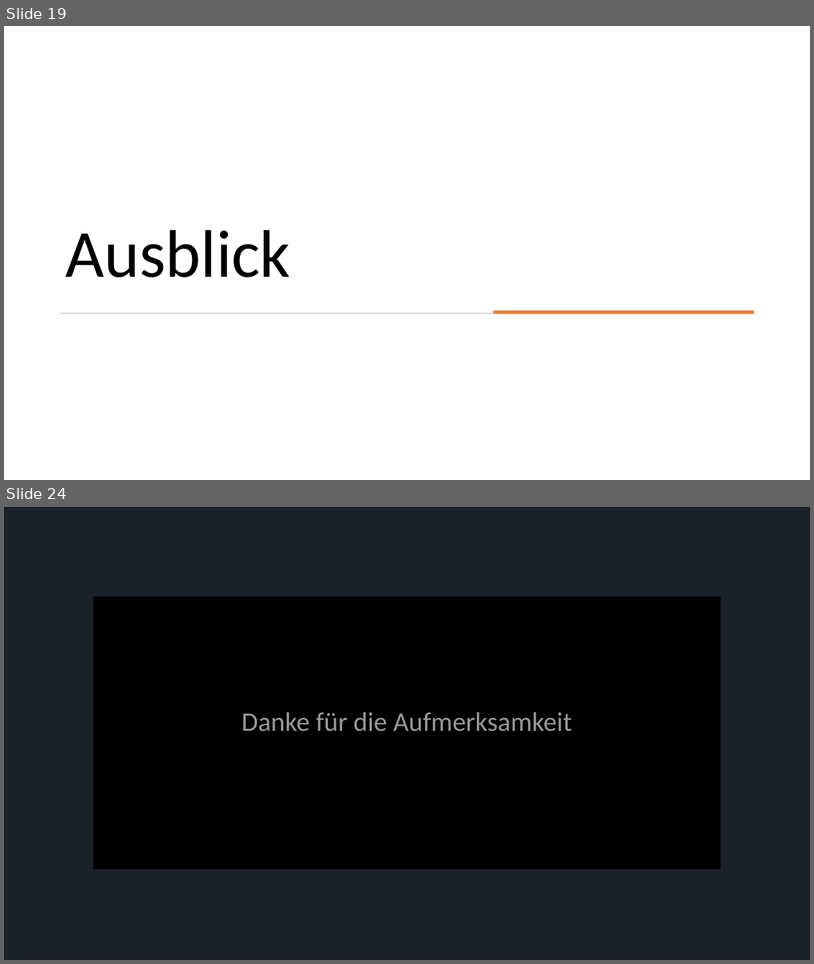
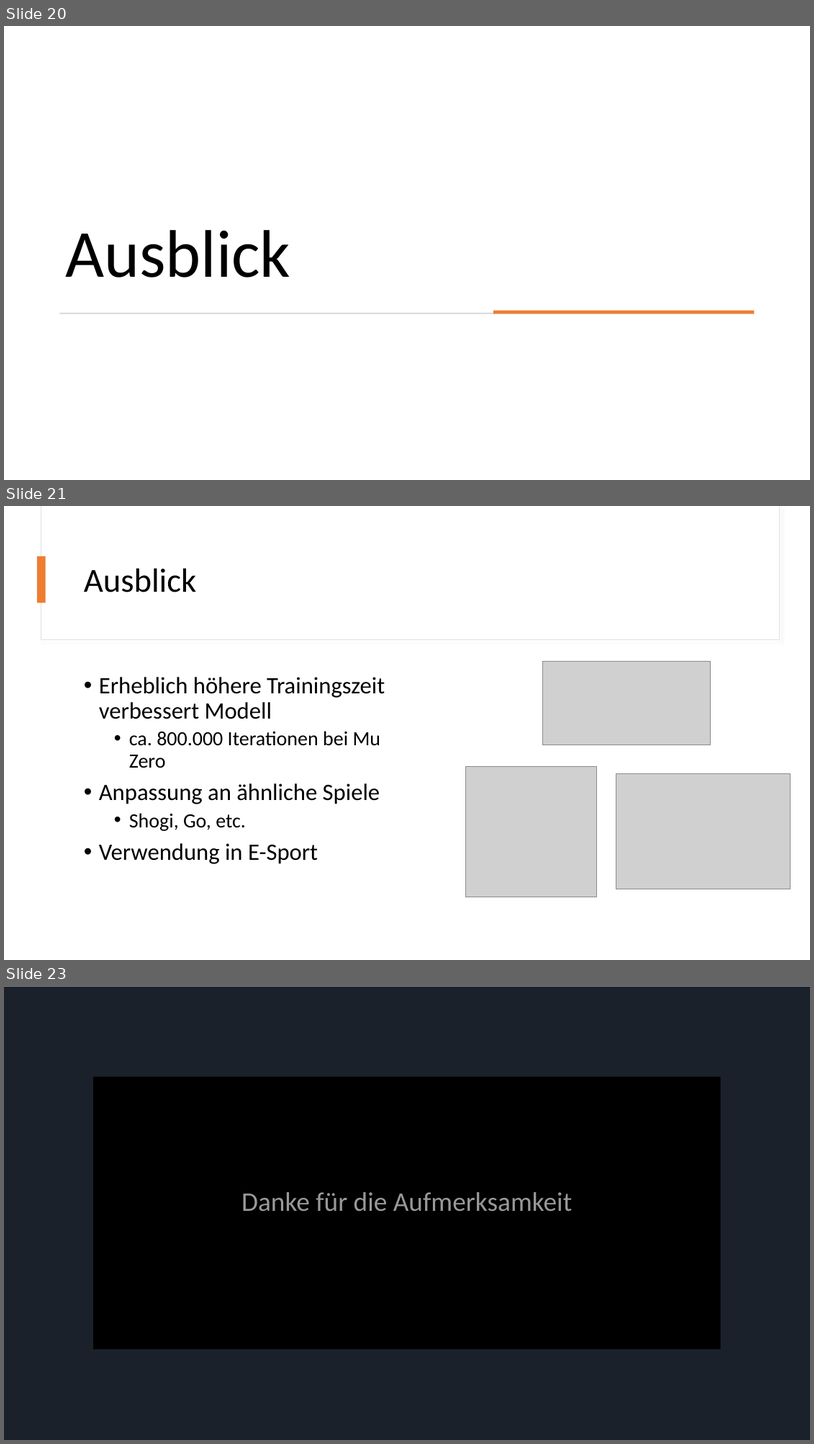
Before and after one commit to Brebeck-Jan/chessmaster, a slide deck: Präsentationen/Abschlusspräsentation/Chessmaster_Abschluss.pptx. Shown one above the other, each under a label of ours: slides 19 and 24 before the commit, slides 20, 21 and 23 after it; the slides between them are not shown. The pictures are 814x964 and 814x1444 pixels, drawn with LibreOffice and Linux fonts; fonts in the diff are those of the drawing; grey boxes stand for pictures. Boxes give left, top, right and bottom in pixels: in the first picture for what was removed or moved away, otherwise in the second. Text is boxed around its words. In the diff, an @@ line names an element or a change of style, - is before the commit and + after.

```diff
--- a/Präsentationen/Abschlusspräsentation/Chessmaster_Abschluss.pptx
+++ b/Präsentationen/Abschlusspräsentation/Chessmaster_Abschluss.pptx
@@ slide 21 added at box(4, 506, 810, 960), background #FFFFFF @@
@@ rectangle added at box(41, 506, 779, 640), fill #FFFFFF, outline #E1E1E1 0.75 pt @@
@@ rectangle added at box(41, 506, 779, 639), fill #FFFFFF @@
@@ rectangle added at box(37, 556, 46, 602), fill #ED7D31 @@
@@ title added at box(84, 568, 196, 592), 40 pt, text #000000 @@
+Ausblick
@@ text added at box(99, 677, 385, 864), 28 pt, text #000000 @@
+• Erheblich höhere Trainingszeit verbessert Modell
+  • ca. 800.000 Iterationen bei Mu Zero
+• Anpassung an ähnliche Spiele
+  • Shogi, Go, etc.
+• Verwendung in E-Sport
@@ picture added at box(543, 661, 710, 744) @@
@@ picture added at box(466, 766, 597, 897) @@
@@ picture added at box(617, 774, 791, 890) @@
@@ what was slide 19 is now slide 20 @@
@@ what was slide 24 is now slide 23 @@
```
Also in this commit, not shown: 5 slides changed, 3 other slides added, 5 slides removed.
